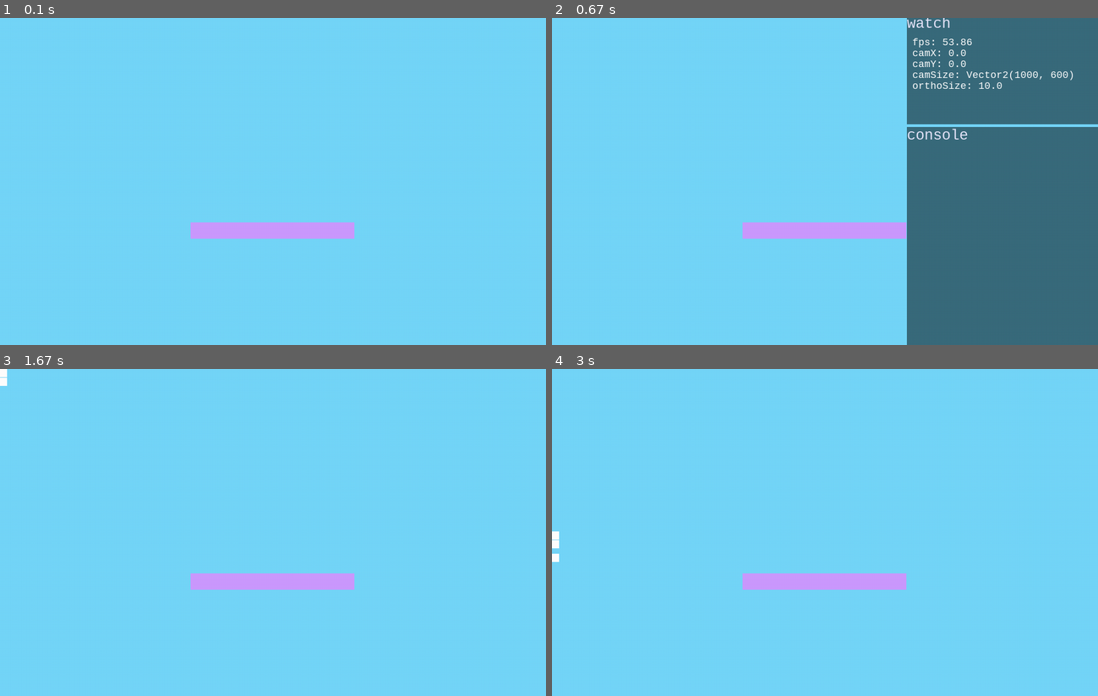
Above: before the commit, frames 1-4 (two rows, left to right).
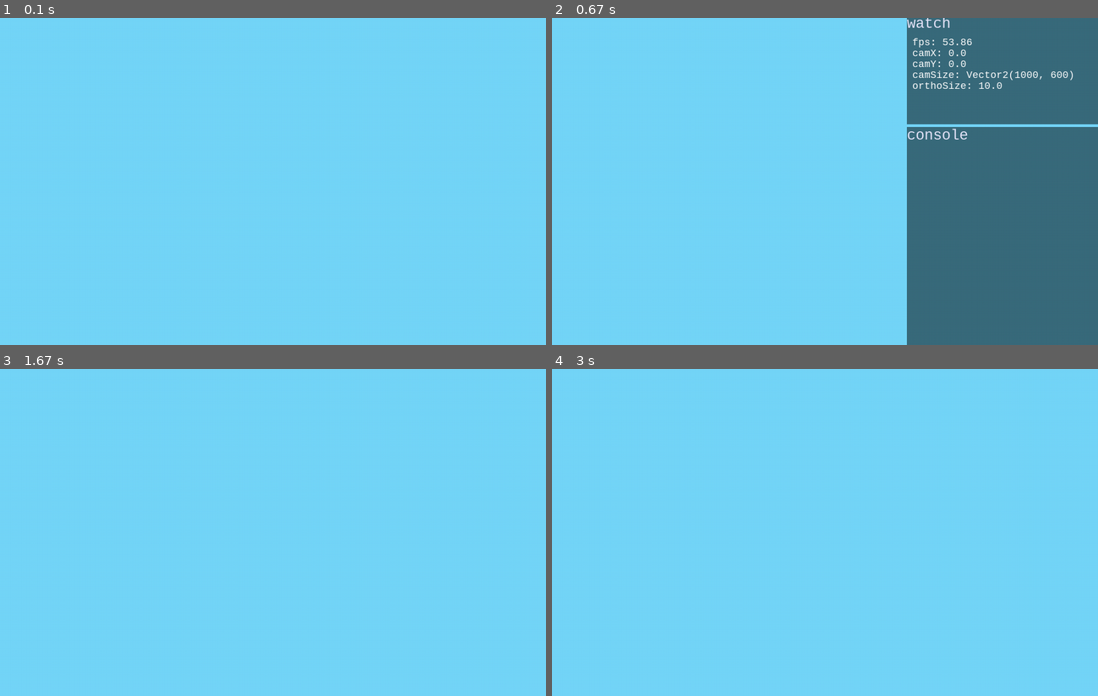
Above: after the commit, the same moments.

Repository: AchoDev/Lumina-Engine
Game: pygame game, started from test2.py
The game is run twice, just before and just after one commit, with the same random seed, the same clock (stepped at 60 frames per second) and the same inputs.
Inputs:
- Up to frame 1 (0.1 s): no input
- Up to frame 2 (0.67 s): tap 0 at 0.33 s
- Up to frame 3 (1.67 s): tap 0 at 0.67 s; tap A at 1.5 s
- Up to frame 4 (3 s): no input

The runs differ from the first frame. In frame 1, 1.6% of the frame differs, in the area x 34-65%, y 62-68%; in frame 2, 1.6%; in frame 3, 1.6%; in frame 4, 1.7%, in the area x 0-65%, y 49-68%.

Commit message:
trying to fix movement issues in box2d

Diff:
--- a/Scene.py
+++ b/Scene.py
@@ -111,8 +111,9 @@
             self.debug_window.update()
 
         for object in self.objects:
-            object.refresh_components(self)
-            object.update()
+            if object.active:
+                object.refresh_components(self)
+                object.update()
 
 
         WIN.fill(self.background_color)
--- a/cls/Container.py
+++ b/cls/Container.py
@@ -8,3 +8,6 @@
 
     def add_number(self, value):
         self.value += value
+
+    def toggle(self):
+        self.value = not self.value
--- a/cls/GameObject.py
+++ b/cls/GameObject.py
@@ -12,6 +12,7 @@
     def __init__(self, xPos=0, yPos=0, width = 1, height = 1):
         self.__animation = None
 
+        self.active = True
         self.name = 'GameObject'
         self.children = []
         self.components = []
--- a/cls/Window.py
+++ b/cls/Window.py
@@ -139,6 +139,7 @@
 
     def draw_many(self, objects, camera):
         for object in objects:
+            if(not object.active): continue
             # self.win.blit(object.get_body(), (object.x, object.y))
             self.draw_one(object, camera)
 
@@ -179,7 +180,7 @@
             obj.font_size = int(obj.font_size * ratio)
 
         obj.update()
-        obj_tf = obj.transform
+        obj_tf = Transform.from_transform(obj.transform)
 
         ot = Transform.from_transform(obj.transform) # ot -> original transform
 
--- a/components/Transform.py
+++ b/components/Transform.py
@@ -39,6 +39,7 @@
             self._x = xPos
             return
 
+        print(self.b2Body.position)
         self.b2Body.position.Set(xPos, self.b2Body.position.y)
 
 
--- a/test2.py
+++ b/test2.py
@@ -1,4 +1,5 @@
 from __init__ import *
+from enum import Enum
 
 window_dim = (1000, 600)
 init(window_dim)
@@ -6,24 +7,24 @@
 scene = Scene("t")
 scene.fill(light_blue)
 
-for modes in pygame.display.list_modes():
-    print(modes)
-
-# b = scene.add_object(Square(-5.1, 0, 1, 1, green))
+b = scene.add_object(Square(1, 0, 1, 1, green))
 # b.add_component(Rigidbody())
-# b.add_component(Boxcollider())
+b.add_component(Boxcollider())
 
 # b2 = scene.add_object(Square(0, 1, 1, 1, red))
 # b2.add_component(Rigidbody())
 # b2.add_component(Boxcollider())
 
-b3 = scene.add_object(Square(0, 3, 10, 1, violet))
-b3.add_component(Boxcollider())
+# b3 = scene.add_object(Square(0, 3, 10, 1, violet))
+# b3.add_component(Boxcollider())
 
 # debug_cube = scene.add_object(Square(0, 0, 1, 1, orchid))
 # debug_cube.name = 'DEBUG CUBE'
 
 # scene.camera.transform.x = 10
+
+show_box = Container(False)
+move_box = Container(False)
 
 console.watch(lambda: scene.camera.transform.get_position().x, 'camX')
 console.watch(lambda: scene.camera.transform.get_position().y, 'camY')
@@ -31,7 +32,8 @@
 console.watch(lambda: scene.camera.orthographic_size, 'orthoSize')
 
 scene.add_event(KeyEvent('h', lambda: console.log('hello achodev.me!')))
-
+scene.add_event(KeyEvent('q', lambda: show_box.toggle()))
+scene.add_event(KeyEvent('w', lambda: move_box.toggle()))
 
 while True:
     mouse_pos = scene.camera.window_to_world_position(get_mouse_pos())
@@ -41,6 +43,13 @@
         new.add_component(Rigidbody())
         new.add_component(Boxcollider())
 
+    if show_box.value:
+        b.active = True
+        if move_box.value:
+            b.transform.set_position(mouse_pos)
+    else:
+        b.active = False
+
     # debug_cube.transform.set_position(mouse_pos)
 
     scene.load()
